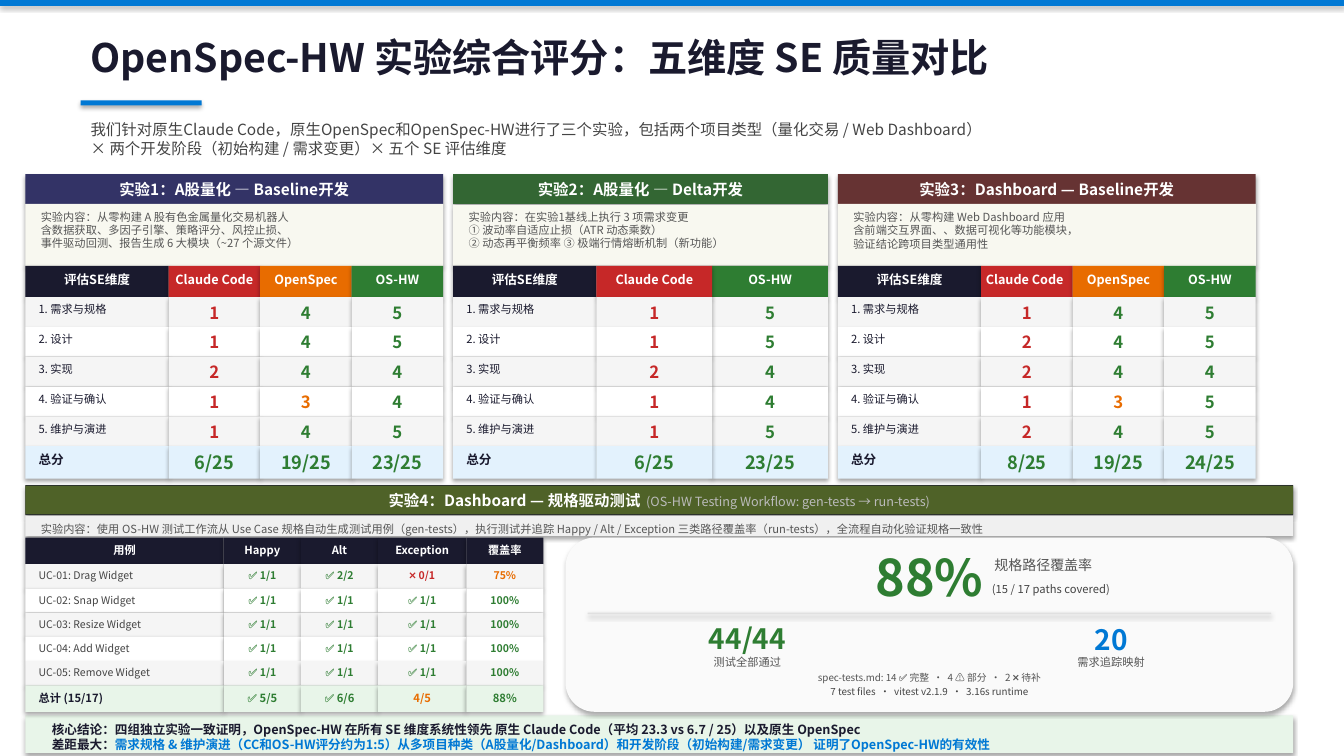
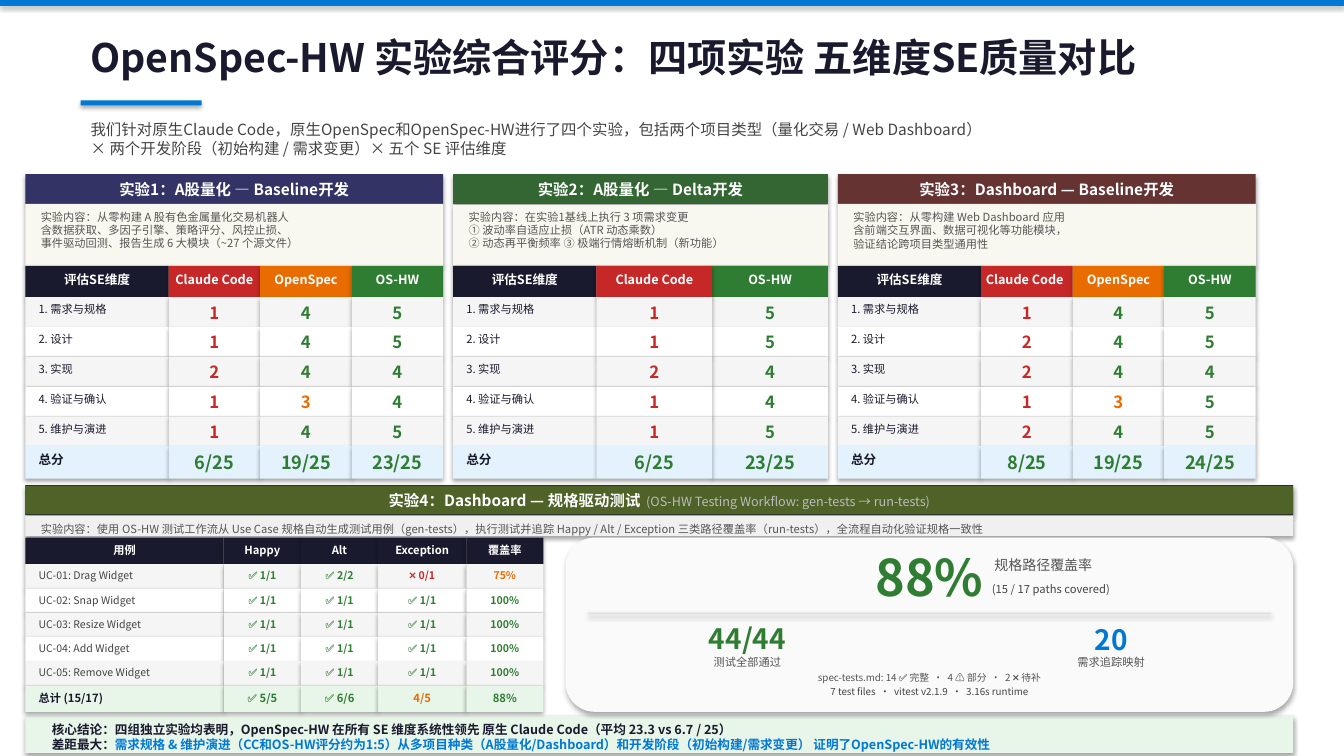
Before and after one commit to ZhifeiDou/OpenSpec_Modify, a slide deck: slide 6 of OpenSpec_技术研究汇报_精简版_update.pptx. Drawn at 1344x756 pixels with LibreOffice and Linux fonts; fonts in the diff are those of the drawing. Boxes give left, top, right and bottom in pixels: in the first picture for what was removed or moved away, otherwise in the second. Text is boxed around its words. In the diff, an @@ line names an element or a change of style, - is before the commit and + after.

```diff
--- a/OpenSpec_技术研究汇报_精简版_update.pptx
+++ b/OpenSpec_技术研究汇报_精简版_update.pptx
@@ text at bbox=[91, 38, 1137, 81]: text changed @@
-OpenSpec-HW 实验综合评分：五维度 SE 质量对比
+OpenSpec-HW 实验综合评分：四项实验 五维度SE质量对比
@@ text at bbox=[91, 122, 982, 156]: text changed @@
-我们针对原生Claude Code，原生OpenSpec和OpenSpec-HW进行了三个实验，包括两个项目类型（量化交易 / Web Dashboard）× 两个开发阶段（初始构建 / 需求变更）× 五个 SE 评估维度
+我们针对原生Claude Code，原生OpenSpec和OpenSpec-HW进行了四个实验，包括两个项目类型（量化交易 / Web Dashboard）× 两个开发阶段（初始构建 / 需求变更）× 五个 SE 评估维度
@@ text at bbox=[853, 224, 1067, 235]: text changed @@
-含前端交互界面、、数据可视化等功能模块，
+含前端交互界面、数据可视化等功能模块，
@@ text at bbox=[52, 723, 731, 737]: text changed @@
-核心结论：四组独立实验一致证明，OpenSpec-HW 在所有 SE 维度系统性领先 原生 Claude Code（平均 23.3 vs 6.7 / 25）以及原生 OpenSpec
+核心结论：四组独立实验均表明，OpenSpec-HW 在所有 SE 维度系统性领先 原生 Claude Code（平均 23.3 vs 6.7 / 25）
```
Also in this commit, not shown: 5 other slides changed.
